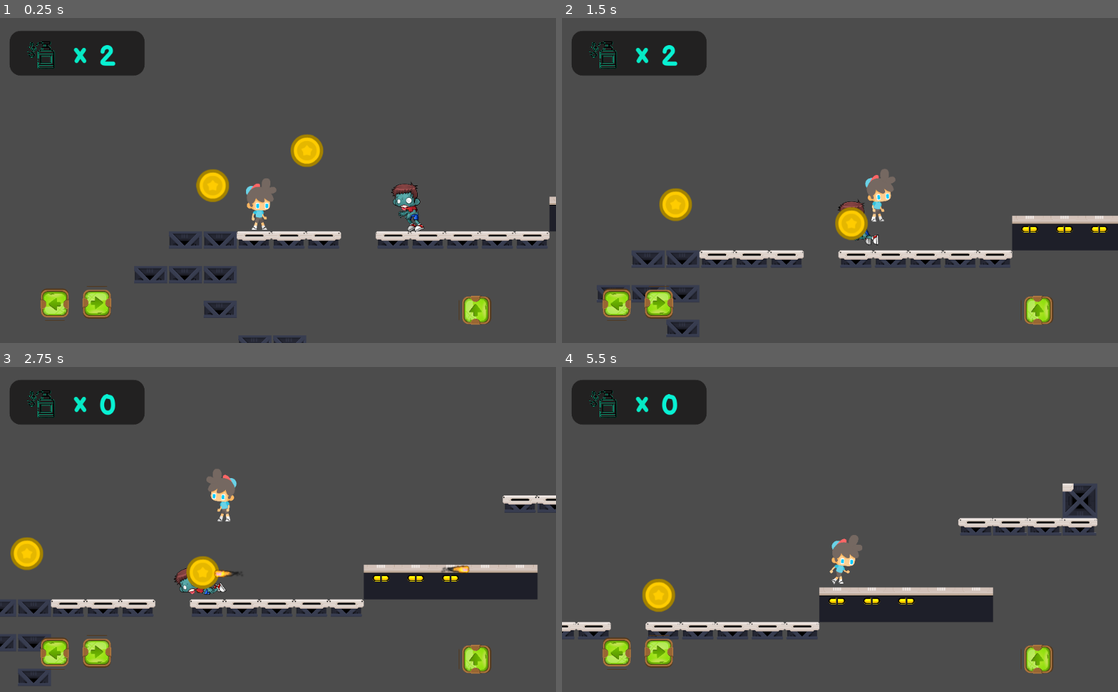
Above: before the commit, frames 1-4 (two rows, left to right).
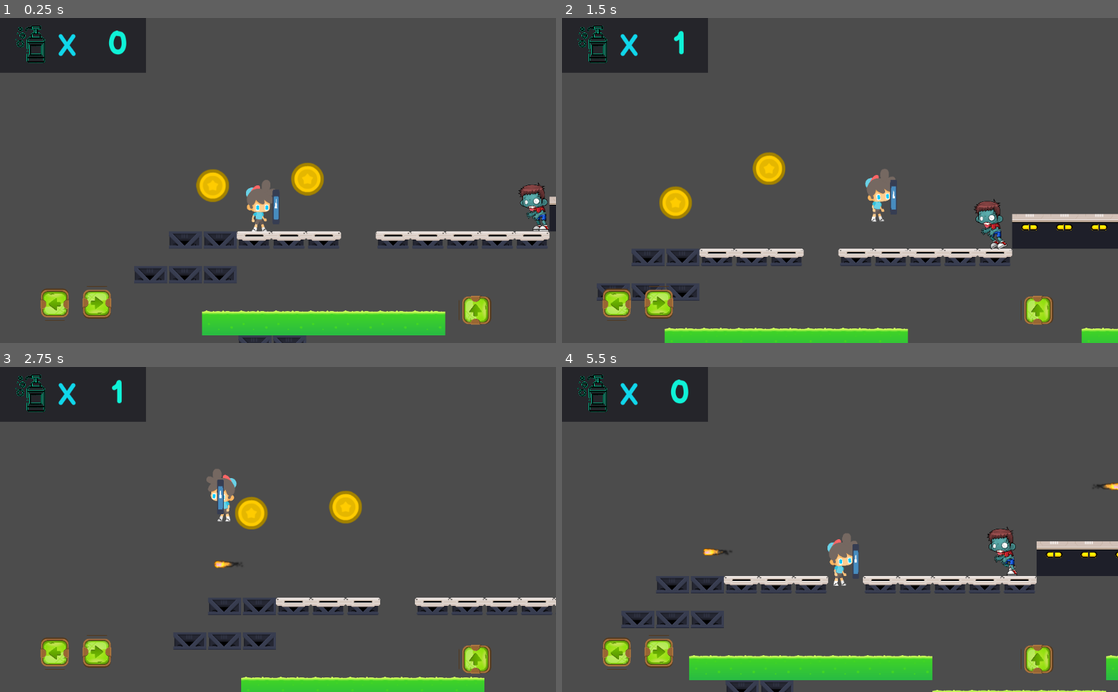
Above: after the commit, the same moments.

Repository: Sarath191181208/Covid-19
Game: Godot game, scene res://scenes/leve1.tscn
Two runs of this game, one before a commit and one after it. Both use one fixed random seed, a clock stepped at 60 frames per second and the inputs below. The project has no main scene, so this scene is started directly. The engine's default icon, where the game draws it, is replaced by a stand-in: a white triangle on a blue panel in a dark square.
Inputs:
- Up to frame 1 (0.25 s): no input
- Up to frame 2 (1.5 s): hold D (right) from 0.53 s (still down); tap Shift (fire) at 0.6 s; tap Up (jump) at 0.77, 0.8, 1.07, 1.35 s
- Up to frame 3 (2.75 s): tap Up (jump) at 1.52, 1.82, 2.3 s; tap Shift (fire) at 1.55, 2.1 s; release D (right) at 2.03 s; hold A (left) from 2.03 s (still down)
- Up to frame 4 (5.5 s): release A (left) at 2.78 s; hold D (right) 2.78-4.28 s; tap Shift (fire) at 2.85, 4.35, 5.1 s; tap Up (jump) at 3.02, 3.32, 3.6, 3.77, 4.07, 4.52, 4.82, 5.3 s; hold A (left) 4.28-5.03 s; hold D (right) from 5.03 s (still down)

The runs differ from the first frame. In frame 1, 7.8% of the frame differs, in the area x 0-99%, y 0-98%; in frame 2, 8.8%; in frame 3, 14%; in frame 4, 18%, in the area x 0-100%, y 0-100%.

Commit message:
(fixed bugs} - 1)changed coin logic

Diff:
--- a/buttons.gd
+++ /dev/null
@@ -1,23 +0,0 @@
-extends Node2D
-
-func _on_up_pressed():
-	Input.action_press("jump")
-
-func _on_up_released():
-	Input.action_release("jump")
-
-
-func _on_left_pressed():
-	Input.action_press("left")
-
-
-func _on_left_released():
-	Input.action_release("left")
-
-
-func _on_right_pressed():
-	Input.action_press("right")
-
-
-func _on_right_released():
-	Input.action_release("right")
--- a/scenes/CanvasLayer.gd
+++ /dev/null
@@ -1,18 +0,0 @@
-extends CanvasLayer
-signal coins_zero
-var coins = 1
-
-func _ready():
-	$number_of_coins_collected.text = String(coins)
-
-func _on_coin_coin_collected():
-	coins += 1
-	_ready()
-
-
-func _on_player_fired():
-	if coins != 0 :
-		coins -= 1
-		_ready()
-	else :
-		emit_signal("coins_zero")
--- a/scenes/coin.gd
+++ b/scenes/coin.gd
@@ -1,10 +1,9 @@
 extends Area2D
 
-signal coin_collected
 
 func _on_coin_body_entered(body):
+	body.addcoin()
 	$AnimationPlayer.play("bounce")
-	emit_signal("coin_collected")
 	set_collision_mask_bit(0,false)
 func _on_AnimationPlayer_animation_finished(anim_name):
 	queue_free()
--- a/scenes/enemy.gd
+++ b/scenes/enemy.gd
@@ -5,7 +5,8 @@
 var direction = -1
 const GRAVITY = 20
 const LOOT = preload("res://scenes/coin.tscn")
-
+onready var timer = get_node("timer2")
+# warning-ignore:unused_argument
 func _physics_process(delta):
 	$floor_checker.position.x = $CollisionShape2D.shape.get_extents().x * direction
 	move = Vector2.ZERO
@@ -43,19 +44,25 @@
 func got_shot():
 	if player != null :
 		player = null
+
 	$AnimatedSprite.play("dead")
+# warning-ignore:return_value_discarded
 	$timer.connect("timeout", self, "queue_free")
 	$timer.set_wait_time(2)
 	$timer.start()
-	$timer2.connect("timeout", self, "createLoot")
-	$timer2.set_wait_time(2.2)
-	$timer2.start()
+	timer.set_wait_time(2)
+	timer.start()
+
+
+# warning-ignore:unused_argument
+func _on_detecting_range_body_exited(body) :
+	player = null
+	$AnimatedSprite.play("idle")
+
+
+
+func _on_timer2_timeout():
+
 	var loot = LOOT.instance()
 	get_parent().add_child(loot)
 	loot.position = $Position2D.global_position
-func createLoot():
-	print("sucess ")
-
-func _on_detecting_range_body_exited(body) :
-	player = null
-	$AnimatedSprite.play("idle")
--- a/scenes/enemy.tscn
+++ b/scenes/enemy.tscn
@@ -18,7 +18,7 @@
 scale = Vector2( 0.2, 0.2 )
 frames = ExtResource( 1 )
 animation = "idle"
-frame = 5
+frame = 1
 playing = true
 flip_h = true
 
@@ -51,7 +51,7 @@
 [node name="Position2D" type="Position2D" parent="."]
 
 [node name="timer2" type="Timer" parent="."]
-autostart = true
 [connection signal="animation_finished" from="AnimatedSprite" to="." method="_on_AnimatedSprite_animation_finished"]
 [connection signal="body_entered" from="detecting_range" to="." method="_on_detecting_range_body_entered"]
 [connection signal="body_exited" from="detecting_range" to="." method="_on_detecting_range_body_exited"]
+[connection signal="timeout" from="timer2" to="." method="_on_timer2_timeout"]
--- a/scenes/leve1.tscn
+++ b/scenes/leve1.tscn
@@ -1,10 +1,7 @@
-[gd_scene load_steps=13 format=2]
+[gd_scene load_steps=7 format=2]
 
-[ext_resource path="res://Assets/transparent-bathroom-icon-shampoo-icon-5f9bb136b9e384.4757588116040389667614.png" type="Texture" id=1]
 [ext_resource path="res://scenes/player.tscn" type="PackedScene" id=2]
 [ext_resource path="res://scenes/enemy.tscn" type="PackedScene" id=3]
-[ext_resource path="res://Assets/fonts/BalsamiqSans-Bold.ttf" type="DynamicFontData" id=4]
-[ext_resource path="res://scenes/CanvasLayer.gd" type="Script" id=5]
 [ext_resource path="res://scenes/coin.tscn" type="PackedScene" id=6]
 [ext_resource path="res://Assets/tilesets/leve1.tres" type="TileSet" id=7]
 
@@ -15,23 +12,6 @@
 [sub_resource type="CapsuleShape2D" id=2]
 radius = 37.7362
 height = 20.8877
-
-[sub_resource type="StyleBoxFlat" id=3]
-bg_color = Color( 0.0823529, 0.0784314, 0.0784314, 0.756863 )
-corner_radius_top_left = 20
-corner_radius_top_right = 20
-corner_radius_bottom_right = 20
-corner_radius_bottom_left = 20
-
-[sub_resource type="DynamicFont" id=4]
-size = 53
-outline_color = Color( 0.0470588, 0.937255, 0.917647, 1 )
-font_data = ExtResource( 4 )
-
-[sub_resource type="DynamicFont" id=5]
-size = 52
-outline_color = Color( 0.027451, 0.937255, 0.94902, 1 )
-font_data = ExtResource( 4 )
 
 [node name="leve1" type="Node2D"]
 
@@ -44,9 +24,9 @@
 tile_set = ExtResource( 7 )
 cell_size = Vector2( 256, 256 )
 collision_layer = 8
-collision_mask = 21
+collision_mask = 5
 format = 1
-tile_data = PoolIntArray( -65518, 5, 0, 15, 0, 0, 16, 1, 0,  …(240 unchanged characters)…  0, 262144, 7, 0, 262145, 7, 0, 327681, 7, 0, 393218, 7, 0, 393219, 7, 0, 655395, 0, 0 )
+tile_data = PoolIntArray( -65518, 5, 0, 15, 0, 0, 16, 1, 0,  …(240 unchanged characters)…  0, 262144, 7, 0, 262145, 7, 0, 327681, 2, 0, 327682, 2, 0, 327683, 2, 0, 327684, 2, 0, 327685, 2, 0, 327686, 2, 0, 327687, 2, 0, 327693, 2, 0, 327694, 2, 0, 327695, 2, 0, 327696, 2, 0, 327697, 2, 0, 393218, 7, 0, 393219, 7, 0, 393224, 2, 0, 393225, 2, 0, 393226, 2, 0, 393227, 2, 0, 393228, 2, 0, 655395, 0, 0 )
 
 [node name="Area2D" type="Area2D" parent="."]
 position = Vector2( -40, 405 )
@@ -60,7 +40,7 @@
 shape = SubResource( 1 )
 
 [node name="enemy" parent="." instance=ExtResource( 3 )]
-position = Vector2( 913.497, 354.426 )
+position = Vector2( 1140.7, 328.118 )
 
 [node name="death_range" type="Area2D" parent="enemy"]
 modulate = Color( 0.768627, 0.894118, 0.054902, 0.647059 )
@@ -74,66 +54,6 @@
 position = Vector2( 4, 10 )
 shape = SubResource( 2 )
 
-[node name="CanvasLayer" type="CanvasLayer" parent="."]
-script = ExtResource( 5 )
-
-[node name="Panel" type="Panel" parent="CanvasLayer"]
-anchor_left = 0.017
-anchor_top = 0.039
-anchor_right = 0.26
-anchor_bottom = 0.177
-margin_left = 0.591999
-margin_top = 0.6
-margin_right = -0.240021
-margin_bottom = -0.200001
-custom_styles/panel = SubResource( 3 )
-__meta__ = {
-"_edit_use_anchors_": false
-}
-
-[node name="TextureRect" type="TextureRect" parent="CanvasLayer"]
-modulate = Color( 0.0784314, 0.960784, 0.898039, 1 )
-anchor_right = 0.039
-anchor_bottom = 0.067
-margin_left = 45.0
-margin_top = 38.0
-margin_right = 66.064
-margin_bottom = 58.8
-texture = ExtResource( 1 )
-expand = true
-__meta__ = {
-"_edit_use_anchors_": false
-}
-
-[node name="Label" type="Label" parent="CanvasLayer"]
-anchor_left = -0.128
-anchor_top = 0.167
-anchor_right = -0.128
-anchor_bottom = 0.167
-margin_left = 245.33
-margin_top = -64.7666
-margin_right = 314.33
-margin_bottom = -0.766611
-custom_fonts/font = SubResource( 4 )
-custom_colors/font_color = Color( 0.0235294, 0.917647, 0.772549, 1 )
-text = "x"
-align = 1
-__meta__ = {
-"_edit_use_anchors_": false
-}
-
-[node name="number_of_coins_collected" type="Label" parent="CanvasLayer"]
-margin_left = 181.65
-margin_top = 41.175
-margin_right = 247.65
-margin_bottom = 104.175
-custom_fonts/font = SubResource( 5 )
-custom_colors/font_color = Color( 0.0313726, 0.94902, 0.831373, 1 )
-text = "##"
-__meta__ = {
-"_edit_use_anchors_": false
-}
-
 [node name="coins" type="Node2D" parent="."]
 position = Vector2( 181.766, 373.098 )
 
@@ -142,9 +62,5 @@
 
 [node name="coin2" parent="coins" instance=ExtResource( 6 )]
 position = Vector2( 368.314, -11.9582 )
-[connection signal="fired" from="player" to="CanvasLayer" method="_on_player_fired"]
 [connection signal="body_entered" from="Area2D" to="player" method="_on_Area2D_body_entered"]
 [connection signal="body_entered" from="enemy/death_range" to="player" method="_on_death_range_body_entered"]
-[connection signal="coins_zero" from="CanvasLayer" to="player" method="_on_CanvasLayer_coins_zero"]
-[connection signal="coin_collected" from="coins/coin" to="CanvasLayer" method="_on_coin_coin_collected"]
-[connection signal="coin_collected" from="coins/coin2" to="CanvasLayer" method="_on_coin_coin_collected"]
--- a/scenes/player.gd
+++ b/scenes/player.gd
@@ -1,9 +1,8 @@
 extends KinematicBody2D
-signal fired
-# velocity of player
+var coins = 0
 var velocity = Vector2(0,0)
 var coins_zero = false
-#setting the  linear velocity of the player
+
 export var v = 300
 const GRAVITY = 30
 export var JUMPFORCE = -700
@@ -11,6 +10,8 @@
 
 const FIREBALL = preload("res://scenes/attack.tscn")
 # warning-ignore:unused_argument
+func _ready():
+	$CanvasLayer/coins_collected.text = String(coins)
 func _physics_process(delta):
 
 	if $AnimatedSprite.flip_h == true :
@@ -36,10 +37,10 @@
 
 
 	if Input.is_action_just_pressed("fire"):
-		emit_signal("fired")
-		if coins_zero != true :
+		if coins != 0 :
 			var fireball = FIREBALL.instance()
-
+			coins -= 1
+			$CanvasLayer/coins_collected.text = String(coins)
 			if $AnimatedSprite.flip_h == true :
 				fireball.changingDirection(-1)
 			else :
@@ -49,24 +50,21 @@
 			fireball.position = $Position2D.global_position
 	velocity = move_and_slide(velocity,Vector2.UP)
 	velocity.x = lerp(velocity.x , 0 , 0.2)
+func addcoin():
+	coins += 1
+	$CanvasLayer/coins_collected.text = String(coins)
 
 
 
 # warning-ignore:unused_argument
 func _on_Area2D_body_entered(body):
+
 # warning-ignore:return_value_discarded
 	get_tree().change_scene("res://scenes/leve1.tscn")
 
 
-
-
 # warning-ignore:unused_argument
 func _on_death_range_body_entered(body):
+
 # warning-ignore:return_value_discarded
 	get_tree().change_scene("res://scenes/leve1.tscn")
-
-
-
-
-func _on_CanvasLayer_coins_zero():
-	coins_zero = true
--- a/scenes/player.tscn
+++ b/scenes/player.tscn
@@ -1,28 +1,26 @@
-[gd_scene load_steps=5 format=2]
+[gd_scene load_steps=10 format=2]
 
 [ext_resource path="res://Assets/Animations/player_animations.tres" type="SpriteFrames" id=1]
 [ext_resource path="res://scenes/player.gd" type="Script" id=2]
 [ext_resource path="res://Assets/buttons/tile100.png" type="Texture" id=3]
+[ext_resource path="res://Assets/fonts/BalsamiqSans-Bold.ttf" type="DynamicFontData" id=4]
+[ext_resource path="res://Assets/transparent-bathroom-icon-shampoo-icon-5f9bb136b9e384.4757588116040389667614.png" type="Texture" id=5]
+[ext_resource path="res://icon.png" type="Texture" id=6]
 
-[sub_resource type="CapsuleShape2D" id=1]
-radius = 28.6013
-height = 32.7974
+[sub_resource type="DynamicFont" id=2]
+size = 56
+font_data = ExtResource( 4 )
+
+[sub_resource type="DynamicFont" id=3]
+size = 60
+font_data = ExtResource( 4 )
+
+[sub_resource type="RectangleShape2D" id=4]
+extents = Vector2( 10, 41.6507 )
 
 [node name="player" type="KinematicBody2D"]
 collision_mask = 30
 script = ExtResource( 2 )
-
-[node name="CollisionShape2D" type="CollisionShape2D" parent="."]
-position = Vector2( -4, 2 )
-shape = SubResource( 1 )
-
-[node name="AnimatedSprite" type="AnimatedSprite" parent="."]
-position = Vector2( 30, 0 )
-scale = Vector2( 0.199, 0.2 )
-frames = ExtResource( 1 )
-animation = "Idle"
-frame = 11
-playing = true
 
 [node name="Camera2D" type="Camera2D" parent="."]
 scale = Vector2( 0.199, 0.2 )
@@ -58,3 +56,75 @@
 
 [node name="Position2D" type="Position2D" parent="."]
 position = Vector2( 10, 0 )
+
+[node name="CanvasLayer" type="CanvasLayer" parent="."]
+
+[node name="Panel" type="Panel" parent="CanvasLayer"]
+margin_right = 269.0
+margin_bottom = 101.0
+__meta__ = {
+"_edit_use_anchors_": false
+}
+
+[node name="Label" type="Label" parent="CanvasLayer"]
+margin_left = 99.9981
+margin_top = 19.3308
+margin_right = 148.998
+margin_bottom = 87.3308
+custom_fonts/font = SubResource( 2 )
+custom_colors/font_color = Color( 0.0627451, 0.843137, 0.921569, 1 )
+text = "X"
+align = 1
+valign = 1
+__meta__ = {
+"_edit_use_anchors_": false
+}
+
+[node name="coins_collected" type="Label" parent="CanvasLayer"]
+anchor_right = 0.151
+anchor_bottom = 0.133
+margin_left = 172.03
+margin_top = 3.0019
+margin_right = 107.406
+margin_bottom = 15.2019
+custom_fonts/font = SubResource( 3 )
+custom_colors/font_color = Color( 0.0588235, 0.94902, 0.843137, 1 )
+text = "##
+"
+align = 1
+valign = 1
+autowrap = true
+clip_text = true
+uppercase = true
+__meta__ = {
+"_edit_use_anchors_": false
+}
+
+[node name="TextureRect" type="TextureRect" parent="CanvasLayer"]
+modulate = Color( 0.00392157, 0.964706, 0.87451, 1 )
+margin_left = 23.0
+margin_top = 7.0
+margin_right = 89.0
+margin_bottom = 90.0
+texture = ExtResource( 5 )
+expand = true
+__meta__ = {
+"_edit_use_anchors_": false
+}
+
+[node name="AnimatedSprite" type="AnimatedSprite" parent="."]
+position = Vector2( 30, 0 )
+scale = Vector2( 0.199, 0.2 )
+frames = ExtResource( 1 )
+animation = "Idle"
+frame = 7
+playing = true
+
+[node name="CollisionShape2D" type="CollisionShape2D" parent="."]
+position = Vector2( -4, 2 )
+shape = SubResource( 4 )
+
+[node name="Sprite" type="Sprite" parent="CollisionShape2D"]
+position = Vector2( 0.38208, -3.05675 )
+scale = Vector2( 0.199995, 1 )
+texture = ExtResource( 6 )
